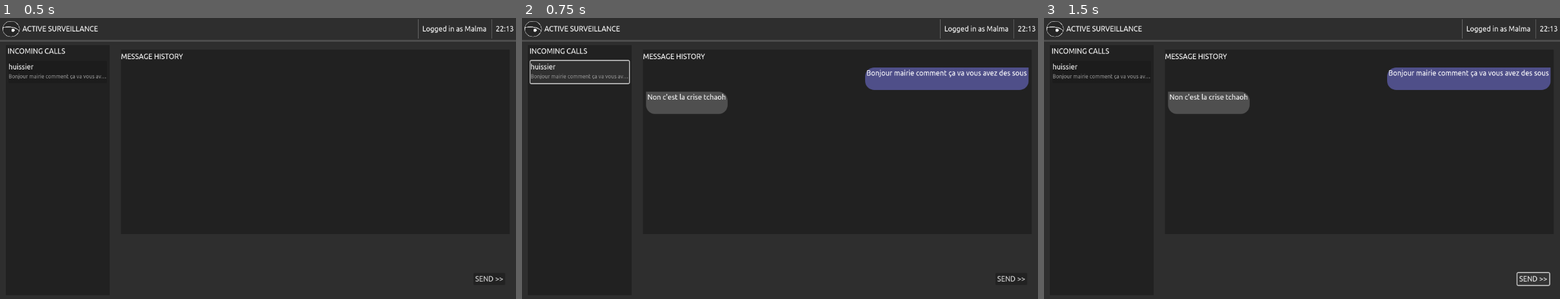
Above: before the commit, frames 1-3 (left to right).
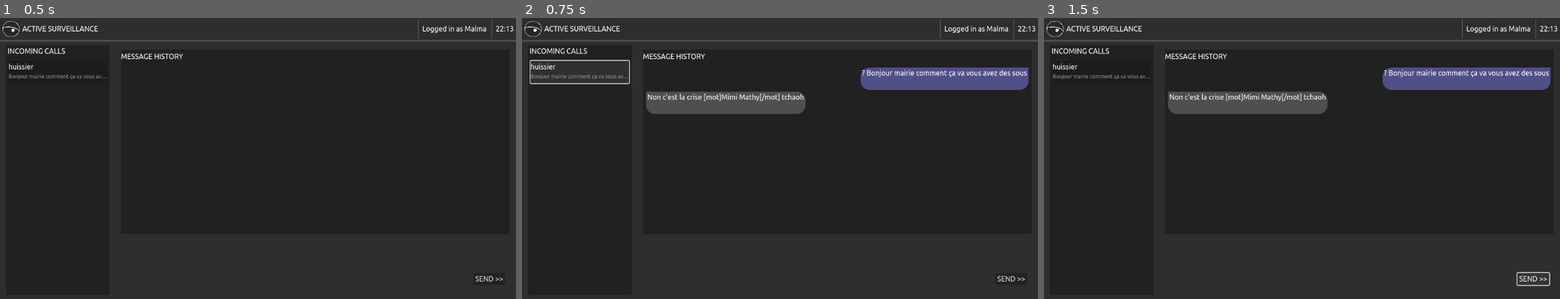
Above: after the commit, the same moments.

Repository: Mastoast/LDJam53
Game: Godot game, scene res://scenes/game_screen.tscn
Same seed, same stepped clock (60 frames per second), same inputs: the game is played once before the commit and once after it.
Inputs (mouse positions are in pixels of both pictures, inside the frame that each line leads up to):
- Up to frame 1 (0.5 s): no input
- Up to frame 2 (0.75 s): click (578, 71) at 0.5 s
- Up to frame 3 (1.5 s): click "SEND >>" at 1.25 s

Frame 1 is identical in both runs. In frame 2, 1.4% of the frame differs, in the area x 35-98%, y 17-35%; in frame 3, 1.4%.

Commit message:
mieux

Diff:
--- a/events_window.gd
+++ /dev/null
@@ -1,21 +0,0 @@
-extends Panel
-
-var event = load("res://scenes/preview_message.tscn")
-
-# Called when the node enters the scene tree for the first time.
-func _ready():
-	pass # Replace with function body.
-
-
-# Called every frame. 'delta' is the elapsed time since the previous frame.
-func _process(delta):
-	pass
-
-func create_com_event(sender, receiver, messages):
-	var new_event = event.instantiate()
-	new_event.get_node('VBoxContainer/character_name').text = sender
-	#new_event.VBoxContainer.character_name.text = sender
-	new_event.get_node('VBoxContainer/message_overview').text = messages[0]["text"]
-
-
-	$MarginContainer/VBoxContainer/ScrollContainer/event_list.add_child(new_event)
--- a/scenes/window_preview.tscn
+++ b/scenes/window_preview.tscn
@@ -1,6 +1,6 @@
-[gd_scene load_steps=2 format=3 uid="uid://cnji1tuq3amos"]
+[gd_scene load_steps=2 format=3 uid="uid://d58j0ey643q"]
 
-[ext_resource type="Script" path="res://events_window.gd" id="1_8rjbb"]
+[ext_resource type="Script" path="res://scripts/window_preview.gd" id="1_w05fe"]
 
 [node name="window_preview" type="Panel" groups=["preview"]]
 custom_minimum_size = Vector2(232, 560)
@@ -11,7 +11,7 @@
 offset_bottom = -48.5
 grow_vertical = 2
 size_flags_horizontal = 3
-script = ExtResource("1_8rjbb")
+script = ExtResource("1_w05fe")
 
 [node name="MarginContainer" type="MarginContainer" parent="."]
 layout_mode = 1
--- a/scripts/gameHandler.gd
+++ b/scripts/gameHandler.gd
@@ -4,9 +4,10 @@
 		"sender" = "huissier",
 		"receiver" = "Mairie",
 		"messages" = [
-			{"text": "Bonjour mairie comment ça va vous avez des sous",
+			{"text": "Bonjour mairie comment ça va vous avez des sous ?",
 			"type" : "sent"},
-			{"text": "Non c'est la crise tchaoh",
+			{"text": "Non c'est la crise [mot]Mimi Mathy[/mot] tchaoh",
+			"choices" : ["non", "non", "oui"],
 			"type" : "received"}
 		]
 	}
@@ -14,13 +15,12 @@
 
 
 func _ready():
-	var thread = threads[0]
-	create_event(thread.sender, thread.receiver, thread.messages)
+	create_event(threads[0])
 
 
 func _process(delta):
 	var current_time = Time.get_time_string_from_system().substr(0, 5)
 	$VBoxContainer/head/MarginContainer/HBoxContainer/time.text = current_time
 
-func create_event(sender, receiver, messages):
-	$VBoxContainer/desktop/window_preview.create_com_event(sender, receiver, messages)
+func create_event(thread):
+	$VBoxContainer/desktop/window_preview.create_com_event(thread)
--- a/scripts/preview_message.gd
+++ b/scripts/preview_message.gd
@@ -1,15 +1,6 @@
 extends Button
 
-var thread = {
-		"sender" = "huissier",
-		"receiver" = "Mairie",
-		"messages" = [
-			{"text": "Bonjour mairie comment ça va vous avez des sous",
-			"type" : "sent"},
-			{"text": "Non c'est la crise tchaoh",
-			"type" : "received"}
-		]
-	}
+var thread
 
 func _ready():
 	pass # Replace with function body.
@@ -18,6 +9,8 @@
 func _process(delta):
 	pass
 
+func init(thread):
+	self.thread = thread
 
 func _on_pressed():
 	get_tree().get_first_node_in_group("thread").fill_thread(thread)
--- /dev/null
+++ b/scripts/window_preview.gd
@@ -0,0 +1,21 @@
+extends Panel
+
+var thread
+var preview_message = load("res://scenes/preview_message.tscn")
+
+# Called when the node enters the scene tree for the first time.
+func _ready():
+	pass # Replace with function body.
+
+
+# Called every frame. 'delta' is the elapsed time since the previous frame.
+func _process(delta):
+	pass
+
+func create_com_event(thread):
+	self.thread = thread
+	var new_event = preview_message.instantiate()
+	new_event.init(thread)
+	new_event.get_node('VBoxContainer/character_name').text = thread["sender"]
+	new_event.get_node('VBoxContainer/message_overview').text = thread["messages"][0]["text"]
+	$MarginContainer/VBoxContainer/ScrollContainer/event_list.add_child(new_event)
Not shown: 1 places in scenes/game_screen.tscn that only renumber resources
